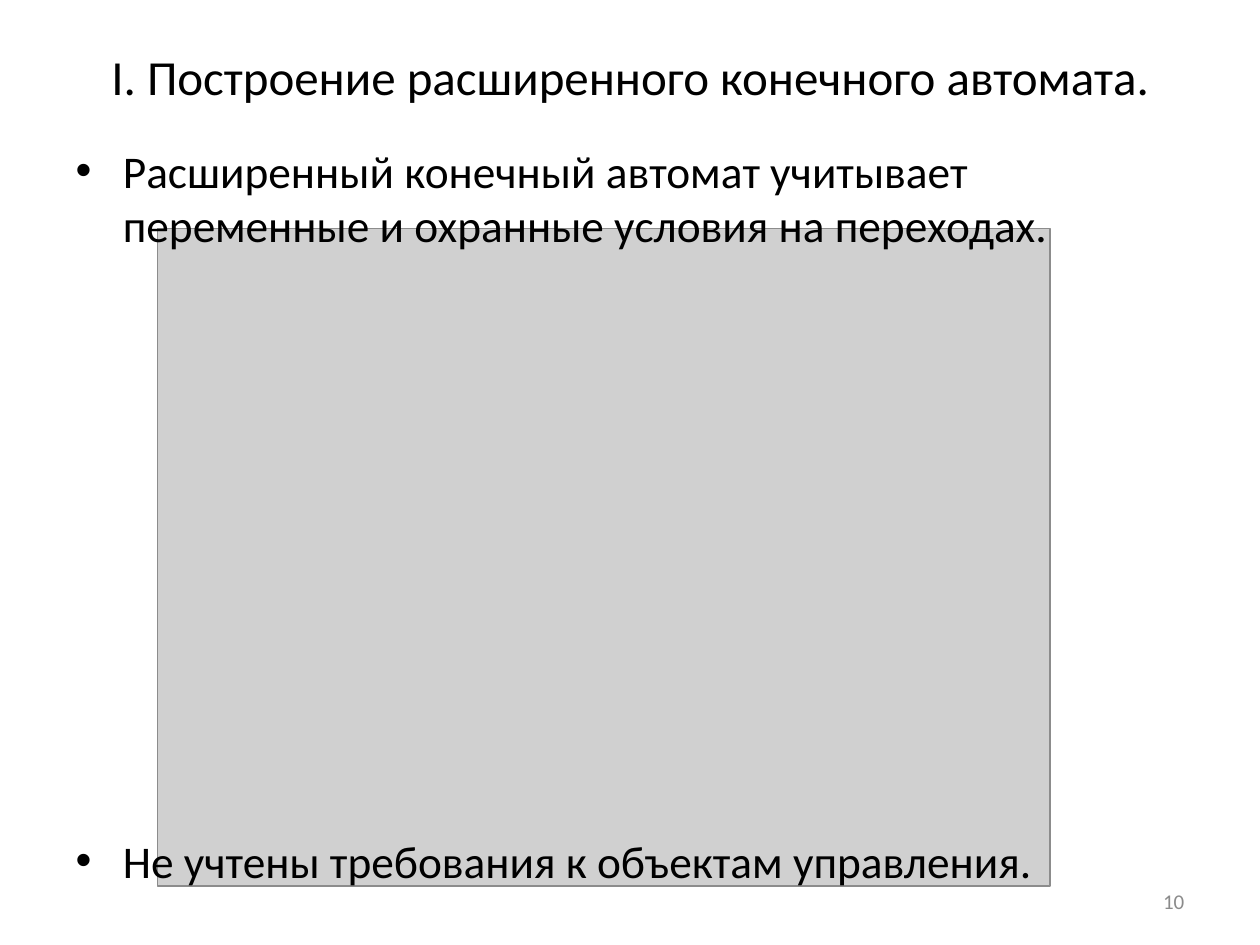
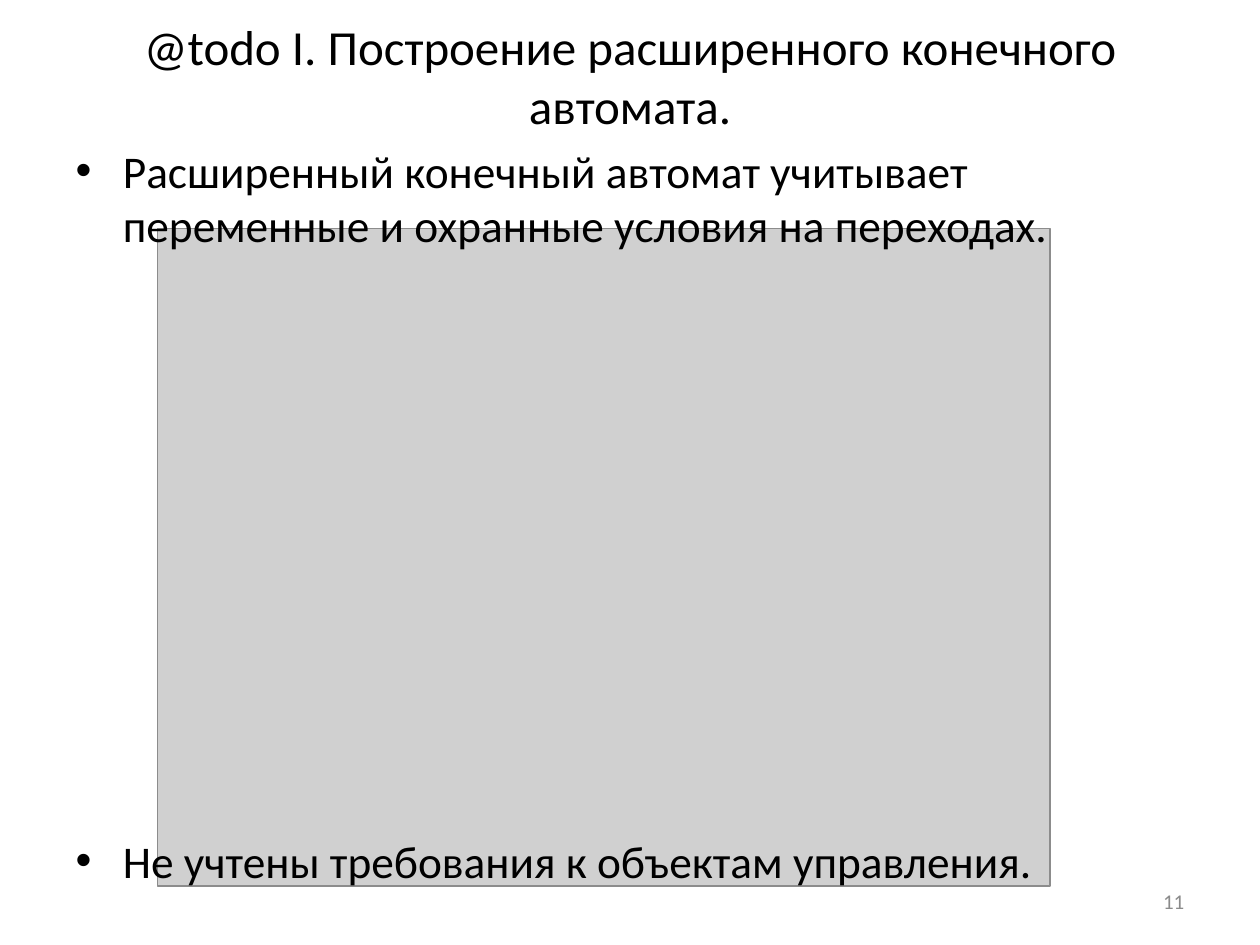
Before and after one commit to nohoper/masters, a slide deck: slide 11 of kmu.pptx (slide 10 before the commit). Drawn at 1260x945 pixels with LibreOffice and Linux fonts; fonts in the diff are those of the drawing; grey boxes stand for pictures. Boxes give left, top, right and bottom in pixels: in the first picture for what was removed or moved away, otherwise in the second. Text is boxed around its words. In the diff, an @@ line names an element or a change of style, - is before the commit and + after.

```diff
--- a/kmu.pptx
+++ b/kmu.pptx
@@ title at [144, 31, 1116, 125]: text changed @@
-I. Построение расширенного конечного автомата.
+@todo I. Построение расширенного конечного автомата.
@@ page number at [1163, 895, 1184, 909]: text changed @@
-10
+11
```
Also in this commit, not shown: 15 other slides changed, 4 slides added, 1 slide removed.
